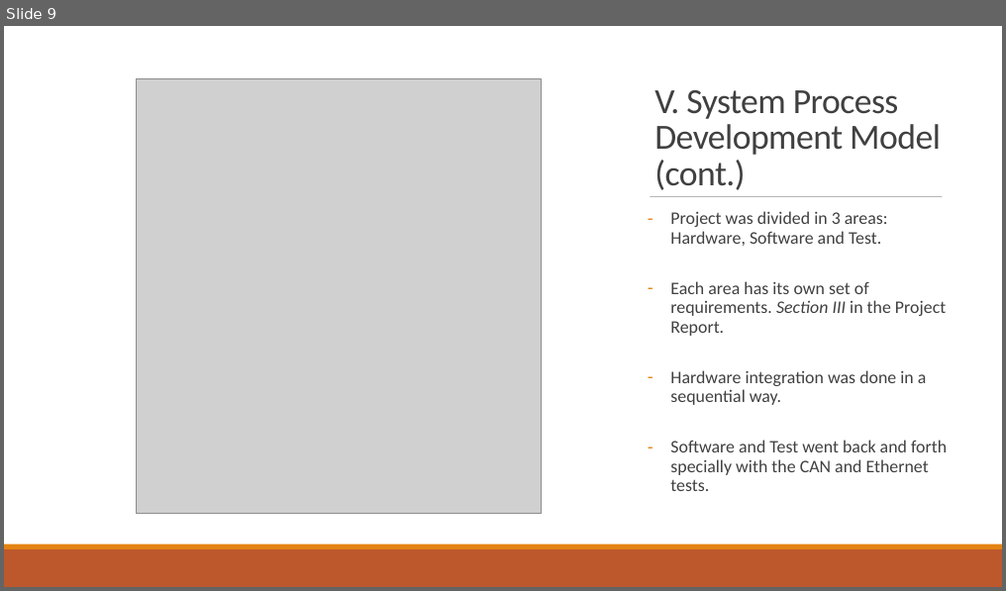
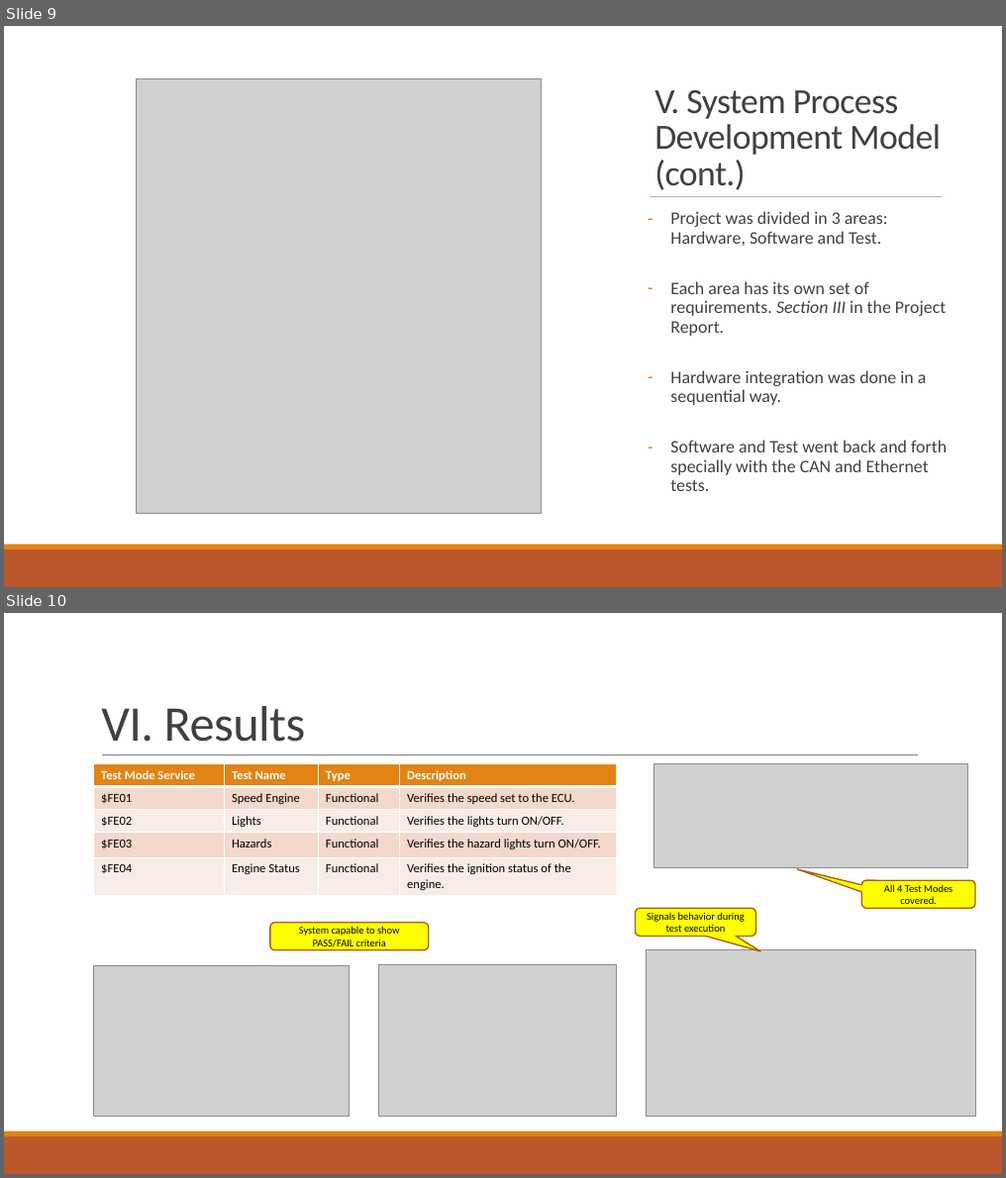
Before and after one commit to ecastanedat/574_Advanced_SW_Eng_Tech, a slide deck: 001 Documentation/LCastaneda - Final Project Presentation.pptx. Shown one above the other, each under a label of ours: slide 9 before the commit, slides 9 and 10 after it. The pictures are 1006x591 and 1006x1178 pixels, drawn with LibreOffice and Linux fonts; fonts in the diff are those of the drawing; grey boxes stand for pictures. Boxes give left, top, right and bottom in pixels: in the first picture for what was removed or moved away, otherwise in the second. Text is boxed around its words. In the diff, an @@ line names an element or a change of style, - is before the commit and + after.

```diff
--- a/001 Documentation/LCastaneda - Final Project Presentation.pptx
+++ b/001 Documentation/LCastaneda - Final Project Presentation.pptx
@@ slide 10 added at (4, 613, 1002, 1174), background #FFFFFF @@
@@ title added at (101, 706, 306, 742), 48 pt, text #404040 @@
+VI. Results
@@ line added from (102, 756) to (918, 756), #808080 0.5 pt @@
@@ table added at (94, 764, 617, 894), 5 rows, 4 columns @@
+Test Mode Service | Test Name | Type | Description
+$FE01 | Speed Engine | Functional | Verifies the speed set to the ECU.
+$FE02 | Lights | Functional | Verifies the lights turn ON/OFF.
+$FE03 | Hazards | Functional | Verifies the hazard lights turn ON/OFF.
+$FE04 | Engine Status | Functional | Verifies the ignition status of the engine.
@@ picture added at (653, 764, 967, 868) @@
@@ rounded speech box added at (635, 909, 755, 937), fill #FFFF00, outline #A9610D 1.25 pt, 10 pt, text #000000 @@
+Signals behavior during test execution
@@ rounded speech box added at (862, 880, 976, 908), fill #FFFF00, outline #A9610D 1.25 pt, 10 pt, text #000000 @@
+All 4 Test Modes covered.
@@ rounded rectangle added at (270, 923, 429, 951), fill #FFFF00, outline #A9610D 1.25 pt, 10 pt, text #000000 @@
+System capable to show PASS/FAIL criteria
@@ picture added at (94, 965, 350, 1117) @@
@@ picture added at (378, 965, 616, 1117) @@
@@ picture added at (646, 951, 976, 1117) @@
@@ rectangle added at (4, 1137, 1002, 1174), fill #BD582C @@
@@ rectangle added at (4, 1132, 1002, 1137), fill #E48312 @@
```
Also in this commit, not shown: 1 slide changed, 1 slide removed, 28 other files.
